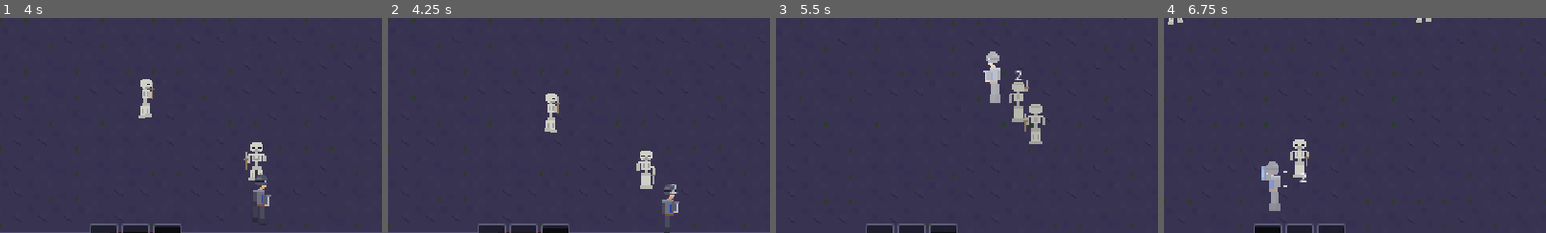
Above: before the commit, frames 1-4 (left to right).
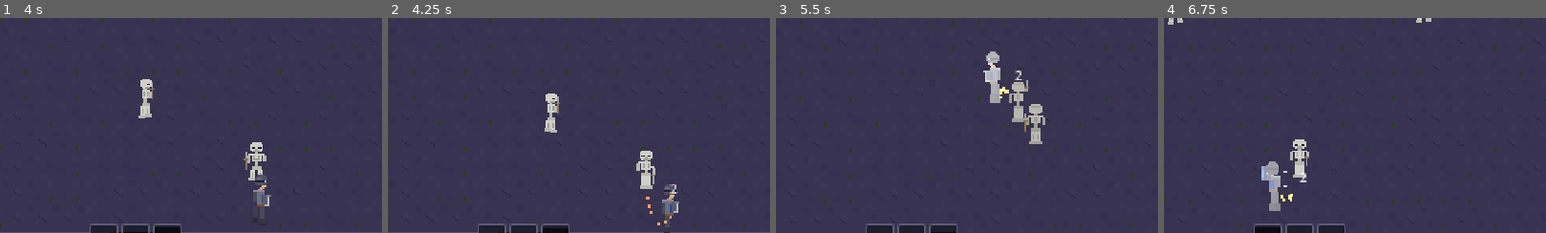
Above: after the commit, the same moments.

Repository: domaki7/2d-dungeon-crawler-roguelike
Game: Godot game, scene res://scenes/main/main.tscn
The game is run twice, just before and just after one commit, with the same random seed, the same clock (stepped at 60 frames per second) and the same inputs.
Inputs (mouse positions are % of the whole screen's width and height, from its top left):
- Up to frame 1 (4 s): click "New Run" at 0.5 s; click (39, 49) at 1.27 s; move the mouse to (72, 45) at 2.02 s; hold D (move_right) 2.03-2.78 s; hold Q (ability_1) 2.03-2.78 s; move the mouse to (30, 55) at 2.77 s; hold S (move_down) 2.78-3.53 s; tap E (ability_2) at 2.85 s; move the mouse to (60, 28) at 3.52 s; hold D (move_right) from 3.53 s (still down); hold R (ability_3) from 3.53 s (still down)
- Up to frame 2 (4.25 s): keep holding D (move_right); keep holding R (ability_3)
- Up to frame 3 (5.5 s): move the mouse to (45, 70) at 4.27 s; release D (move_right) at 4.28 s; release R (ability_3) at 4.28 s; hold W (move_up) 4.28-5.03 s; click (45, 70) at 4.35 s; move the mouse to (80, 65) at 5.02 s; hold A (move_left) from 5.03 s (still down); hold F (interact) from 5.03 s (still down)
- Up to frame 4 (6.75 s): tap Escape (pause) at 5.65 s; release A (move_left) at 5.75 s; release F (interact) at 5.75 s; click "Restart Run" at 5.75 s; move the mouse to (20, 35) at 6.52 s; hold A (move_left) from 6.53 s (still down); tap Q (ability_1) at 6.6 s
The pictures show only the part of the screen within x 32-82%, y 42-92%; the shares and areas given below are measured in that part.

Frame 1 is identical in both runs. In frame 2, less than 0.1% of the frame differs, in the area x 67-75%, y 83-97%; in frame 3, less than 0.1%; in frame 4, less than 0.1%.

Commit message:
add VFXHelper, parameterized hit feedback, and particle effects

Diff:
--- a/project.godot
+++ b/project.godot
@@ -25,6 +25,7 @@
 GameManager="*res://scripts/autoload/game_manager.gd"
 AudioManager="*res://scripts/autoload/audio_manager.gd"
 GameConfig="*res://scripts/autoload/game_config.gd"
+VFXHelper="*res://scripts/autoload/vfx_helper.gd"
 
 [display]
 
--- /dev/null
+++ b/scenes/effects/crit_flash.tscn
@@ -0,0 +1,30 @@
+[gd_scene load_steps=5 format=3]
+
+[sub_resource type="Gradient" id="Gradient_crit"]
+offsets = PackedFloat32Array(0, 0.4, 1)
+colors = PackedColorArray(1, 0.9, 0.3, 1, 1, 0.3, 0.1, 1, 0.8, 0.1, 0, 0)
+
+[sub_resource type="GradientTexture1D" id="GradientTexture1D_crit"]
+gradient = SubResource("Gradient_crit")
+
+[sub_resource type="ParticleProcessMaterial" id="ParticleProcessMaterial_crit"]
+direction = Vector3(0, 0, 0)
+spread = 180.0
+initial_velocity_min = 40.0
+initial_velocity_max = 80.0
+gravity = Vector3(0, 0, 0)
+scale_min = 2.0
+scale_max = 3.0
+color_ramp = SubResource("GradientTexture1D_crit")
+
+[sub_resource type="CanvasItemMaterial" id="CanvasItemMaterial_crit"]
+blend_mode = 1
+
+[node name="CritFlash" type="GPUParticles2D"]
+material = SubResource("CanvasItemMaterial_crit")
+emitting = false
+amount = 8
+process_material = SubResource("ParticleProcessMaterial_crit")
+lifetime = 0.4
+one_shot = true
+explosiveness = 1.0
--- /dev/null
+++ b/scenes/effects/death_poof.tscn
@@ -0,0 +1,30 @@
+[gd_scene load_steps=5 format=3]
+
+[sub_resource type="Gradient" id="Gradient_poof"]
+offsets = PackedFloat32Array(0, 0.5, 1)
+colors = PackedColorArray(1, 1, 1, 1, 0.7, 0.7, 0.7, 0.8, 0.5, 0.5, 0.5, 0)
+
+[sub_resource type="GradientTexture1D" id="GradientTexture1D_poof"]
+gradient = SubResource("Gradient_poof")
+
+[sub_resource type="ParticleProcessMaterial" id="ParticleProcessMaterial_poof"]
+direction = Vector3(0, -1, 0)
+spread = 180.0
+initial_velocity_min = 20.0
+initial_velocity_max = 50.0
+gravity = Vector3(0, -20, 0)
+scale_min = 2.0
+scale_max = 3.0
+color_ramp = SubResource("GradientTexture1D_poof")
+
+[sub_resource type="CanvasItemMaterial" id="CanvasItemMaterial_poof"]
+blend_mode = 1
+
+[node name="DeathPoof" type="GPUParticles2D"]
+material = SubResource("CanvasItemMaterial_poof")
+emitting = false
+amount = 10
+process_material = SubResource("ParticleProcessMaterial_poof")
+lifetime = 0.4
+one_shot = true
+explosiveness = 1.0
--- /dev/null
+++ b/scenes/effects/hit_sparks.tscn
@@ -0,0 +1,30 @@
+[gd_scene load_steps=5 format=3]
+
+[sub_resource type="Gradient" id="Gradient_sparks"]
+offsets = PackedFloat32Array(0, 0.5, 1)
+colors = PackedColorArray(1, 0.85, 0.3, 1, 1, 0.5, 0.1, 1, 1, 0.3, 0, 0)
+
+[sub_resource type="GradientTexture1D" id="GradientTexture1D_sparks"]
+gradient = SubResource("Gradient_sparks")
+
+[sub_resource type="ParticleProcessMaterial" id="ParticleProcessMaterial_sparks"]
+direction = Vector3(0, 0, 0)
+spread = 180.0
+initial_velocity_min = 30.0
+initial_velocity_max = 60.0
+gravity = Vector3(0, 0, 0)
+scale_min = 1.5
+scale_max = 2.5
+color_ramp = SubResource("GradientTexture1D_sparks")
+
+[sub_resource type="CanvasItemMaterial" id="CanvasItemMaterial_sparks"]
+blend_mode = 1
+
+[node name="HitSparks" type="GPUParticles2D"]
+material = SubResource("CanvasItemMaterial_sparks")
+emitting = false
+amount = 6
+process_material = SubResource("ParticleProcessMaterial_sparks")
+lifetime = 0.3
+one_shot = true
+explosiveness = 1.0
--- a/scripts/autoload/combat_manager.gd
+++ b/scripts/autoload/combat_manager.gd
@@ -22,11 +22,12 @@
 			if _camera:
 				_camera.offset = Vector2.ZERO
 
-func calculate_damage(base_damage: int, defense: int = 0, crit_chance: float = 0.0) -> int:
+func calculate_damage(base_damage: int, defense: int = 0, crit_chance: float = 0.0) -> Dictionary:
 	var damage: int = maxi(1, base_damage - defense)
-	if crit_chance > 0.0 and randf() < crit_chance:
+	var is_crit: bool = crit_chance > 0.0 and randf() < crit_chance
+	if is_crit:
 		damage *= GameConfig.config.combat_crit_multiplier
-	return damage
+	return {"damage": damage, "is_crit": is_crit}
 
 func apply_hit_pause(real_duration: float) -> void:
 	Engine.time_scale = 0.05
--- /dev/null
+++ b/scripts/autoload/vfx_helper.gd
@@ -0,0 +1,44 @@
+extends Node
+
+var _hit_sparks_scene: PackedScene = preload("res://scenes/effects/hit_sparks.tscn")
+var _death_poof_scene: PackedScene = preload("res://scenes/effects/death_poof.tscn")
+var _crit_flash_scene: PackedScene = preload("res://scenes/effects/crit_flash.tscn")
+
+var _flash_tweens: Dictionary = {}
+
+func apply_hit_flash(sprite: CanvasItem, duration: float = -1.0) -> void:
+	var material: ShaderMaterial = sprite.material as ShaderMaterial
+	if material == null:
+		return
+	if duration < 0.0:
+		duration = GameConfig.config.vfx_hit_flash_duration
+
+	if _flash_tweens.has(sprite) and is_instance_valid(_flash_tweens[sprite]):
+		(_flash_tweens[sprite] as Tween).kill()
+
+	material.set_shader_parameter("flash_intensity", 1.0)
+	var tween: Tween = sprite.create_tween()
+	tween.tween_property(material, "shader_parameter/flash_intensity", 0.0, duration)
+	_flash_tweens[sprite] = tween
+
+func spawn_particles_at(scene: PackedScene, global_pos: Vector2) -> void:
+	var particles: GPUParticles2D = scene.instantiate() as GPUParticles2D
+	if particles == null:
+		return
+	var game_world: Node = get_tree().get_first_node_in_group(&"game_world")
+	if game_world == null:
+		particles.queue_free()
+		return
+	game_world.add_child(particles)
+	particles.global_position = global_pos
+	particles.emitting = true
+	particles.finished.connect(particles.queue_free)
+
+func spawn_hit_sparks(global_pos: Vector2) -> void:
+	spawn_particles_at(_hit_sparks_scene, global_pos)
+
+func spawn_death_poof(global_pos: Vector2) -> void:
+	spawn_particles_at(_death_poof_scene, global_pos)
+
+func spawn_crit_flash(global_pos: Vector2) -> void:
+	spawn_particles_at(_crit_flash_scene, global_pos)
--- a/scripts/combat/hitbox.gd
+++ b/scripts/combat/hitbox.gd
@@ -7,6 +7,11 @@
 @export var knockback_force: float = 200.0
 @export var crit_chance: float = 0.0
 @export var stun_duration: float = 0.0
+
+@export_group("Hit Feedback")
+@export var screen_shake_intensity: float = -1.0
+@export var screen_shake_duration: float = -1.0
+@export var hit_pause_duration: float = -1.0
 
 var _hit_targets: Array[Node] = []
 
--- a/scripts/combat/hurtbox.gd
+++ b/scripts/combat/hurtbox.gd
@@ -20,7 +20,9 @@
 	var owner_node: Node2D = get_parent() as Node2D
 	if owner_node and owner_node.has_method("get_defense"):
 		defense = owner_node.get_defense()
-	var final_damage: int = CombatManager.calculate_damage(hitbox.damage, defense, hitbox.crit_chance)
+	var result: Dictionary = CombatManager.calculate_damage(hitbox.damage, defense, hitbox.crit_chance)
+	var final_damage: int = result["damage"] as int
+	var is_crit: bool = result["is_crit"] as bool
 
 	if hitbox.stun_duration > 0.0:
 		var parent: Node2D = get_parent() as Node2D
@@ -34,9 +36,22 @@
 		var direction: Vector2 = (get_parent().global_position - hitbox.global_position).normalized()
 		_knockback_component.apply_knockback(direction, hitbox.knockback_force)
 
-	CombatManager.spawn_damage_number(final_damage, get_parent().global_position + Vector2(0, -16))
-	CombatManager.apply_hit_pause(GameConfig.config.combat_hit_pause_duration)
-	CombatManager.apply_screen_shake(GameConfig.config.combat_screen_shake_intensity, GameConfig.config.combat_screen_shake_duration)
+	var dmg_color: Color = Color.GOLD if is_crit else Color.WHITE
+	CombatManager.spawn_damage_number(final_damage, get_parent().global_position + Vector2(0, -16), dmg_color)
+
+	var pause_duration: float = hitbox.hit_pause_duration if hitbox.hit_pause_duration >= 0.0 else GameConfig.config.combat_hit_pause_duration
+	var shake_intensity: float = hitbox.screen_shake_intensity if hitbox.screen_shake_intensity >= 0.0 else GameConfig.config.combat_screen_shake_intensity
+	var shake_duration: float = hitbox.screen_shake_duration if hitbox.screen_shake_duration >= 0.0 else GameConfig.config.combat_screen_shake_duration
+	CombatManager.apply_hit_pause(pause_duration)
+	CombatManager.apply_screen_shake(shake_intensity, shake_duration)
+
+	var sprite: CanvasItem = get_parent().get_node_or_null("AnimatedSprite2D")
+	if sprite:
+		VFXHelper.apply_hit_flash(sprite)
+
+	VFXHelper.spawn_hit_sparks(get_parent().global_position)
+	if is_crit:
+		VFXHelper.spawn_crit_flash(get_parent().global_position)
 
 	hit_received.emit(hitbox)
 	AudioManager.play_sfx(&"hit")
--- a/scripts/config/game_config_data.gd
+++ b/scripts/config/game_config_data.gd
@@ -422,6 +422,12 @@
 # =============================================================================
 # UI / VISUAL EFFECTS
 # =============================================================================
+
+@export_group("VFX")
+
+## Duration of the white hit flash on damaged entities (seconds)
+@export var vfx_hit_flash_duration: float = 0.15
+
 
 @export_group("UI - Damage Numbers")
 
--- a/scripts/enemies/enemy_states/archer_hurt_state.gd
+++ b/scripts/enemies/enemy_states/archer_hurt_state.gd
@@ -7,16 +7,9 @@
 
 func enter() -> void:
 	_stun_timer = stun_duration
-	var material: ShaderMaterial = enemy.animated_sprite.material as ShaderMaterial
-	if material:
-		material.set_shader_parameter("flash_intensity", 1.0)
-		var tween: Tween = enemy.create_tween()
-		tween.tween_property(material, "shader_parameter/flash_intensity", 0.0, 0.15)
 
 func exit() -> void:
-	var material: ShaderMaterial = enemy.animated_sprite.material as ShaderMaterial
-	if material:
-		material.set_shader_parameter("flash_intensity", 0.0)
+	pass
 
 func physics_process_state(delta: float) -> void:
 	enemy.velocity = enemy.knockback_component.knockback_velocity
--- a/scripts/enemies/enemy_states/bat_hurt_state.gd
+++ b/scripts/enemies/enemy_states/bat_hurt_state.gd
@@ -7,16 +7,9 @@
 
 func enter() -> void:
 	_stun_timer = stun_duration
-	var material: ShaderMaterial = enemy.animated_sprite.material as ShaderMaterial
-	if material:
-		material.set_shader_parameter("flash_intensity", 1.0)
-		var tween: Tween = enemy.create_tween()
-		tween.tween_property(material, "shader_parameter/flash_intensity", 0.0, 0.15)
 
 func exit() -> void:
-	var material: ShaderMaterial = enemy.animated_sprite.material as ShaderMaterial
-	if material:
-		material.set_shader_parameter("flash_intensity", 0.0)
+	pass
 
 func physics_process_state(delta: float) -> void:
 	enemy.velocity = enemy.knockback_component.knockback_velocity
--- a/scripts/enemies/enemy_states/boss_hurt_state.gd
+++ b/scripts/enemies/enemy_states/boss_hurt_state.gd
@@ -7,16 +7,9 @@
 
 func enter() -> void:
 	_stun_timer = stun_duration
-	var material: ShaderMaterial = enemy.animated_sprite.material as ShaderMaterial
-	if material:
-		material.set_shader_parameter("flash_intensity", 1.0)
-		var tween: Tween = enemy.create_tween()
-		tween.tween_property(material, "shader_parameter/flash_intensity", 0.0, 0.15)
 
 func exit() -> void:
-	var material: ShaderMaterial = enemy.animated_sprite.material as ShaderMaterial
-	if material:
-		material.set_shader_parameter("flash_intensity", 0.0)
+	pass
 
 func physics_process_state(delta: float) -> void:
 	enemy.velocity = enemy.knockback_component.knockback_velocity
--- a/scripts/enemies/enemy_states/skeleton_hurt_state.gd
+++ b/scripts/enemies/enemy_states/skeleton_hurt_state.gd
@@ -7,16 +7,9 @@
 
 func enter() -> void:
 	_stun_timer = stun_duration
-	var material: ShaderMaterial = enemy.animated_sprite.material as ShaderMaterial
-	if material:
-		material.set_shader_parameter("flash_intensity", 1.0)
-		var tween: Tween = enemy.create_tween()
-		tween.tween_property(material, "shader_parameter/flash_intensity", 0.0, 0.15)
 
 func exit() -> void:
-	var material: ShaderMaterial = enemy.animated_sprite.material as ShaderMaterial
-	if material:
-		material.set_shader_parameter("flash_intensity", 0.0)
+	pass
 
 func physics_process_state(delta: float) -> void:
 	enemy.velocity = enemy.knockback_component.knockback_velocity
--- a/scripts/enemies/enemy_states/slime_hurt_state.gd
+++ b/scripts/enemies/enemy_states/slime_hurt_state.gd
@@ -7,16 +7,9 @@
 
 func enter() -> void:
 	_stun_timer = stun_duration
-	var material: ShaderMaterial = enemy.animated_sprite.material as ShaderMaterial
-	if material:
-		material.set_shader_parameter("flash_intensity", 1.0)
-		var tween: Tween = enemy.create_tween()
-		tween.tween_property(material, "shader_parameter/flash_intensity", 0.0, 0.15)
 
 func exit() -> void:
-	var material: ShaderMaterial = enemy.animated_sprite.material as ShaderMaterial
-	if material:
-		material.set_shader_parameter("flash_intensity", 0.0)
+	pass
 
 func physics_process_state(delta: float) -> void:
 	enemy.velocity = enemy.knockback_component.knockback_velocity
--- a/scripts/player/player_states/hurt_state.gd
+++ b/scripts/player/player_states/hurt_state.gd
@@ -7,16 +7,9 @@
 
 func enter() -> void:
 	_stun_timer = stun_duration
-	var material: ShaderMaterial = player.animated_sprite.material as ShaderMaterial
-	if material:
-		material.set_shader_parameter("flash_intensity", 1.0)
-		var tween: Tween = player.create_tween()
-		tween.tween_property(material, "shader_parameter/flash_intensity", 0.0, 0.15)
 
 func exit() -> void:
-	var material: ShaderMaterial = player.animated_sprite.material as ShaderMaterial
-	if material:
-		material.set_shader_parameter("flash_intensity", 0.0)
+	pass
 
 func physics_process_state(delta: float) -> void:
 	player.velocity = player.knockback_component.knockback_velocity
Not shown, added: scripts/autoload/vfx_helper.gd.uid
Not shown, changed: .claude/commands/napravi.md
Not shown, changed: todo.md
